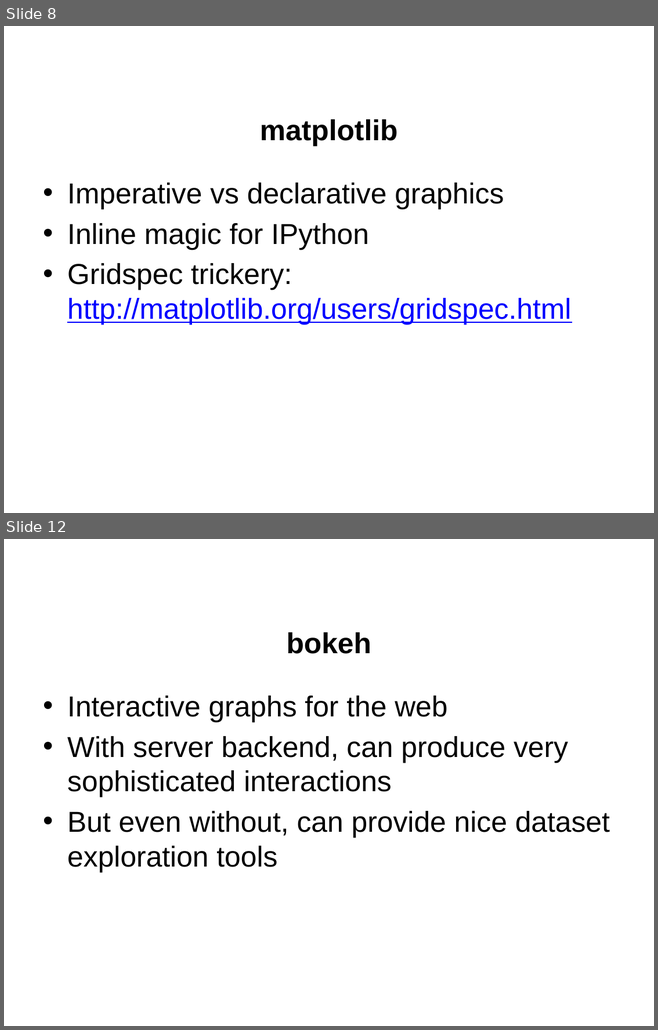
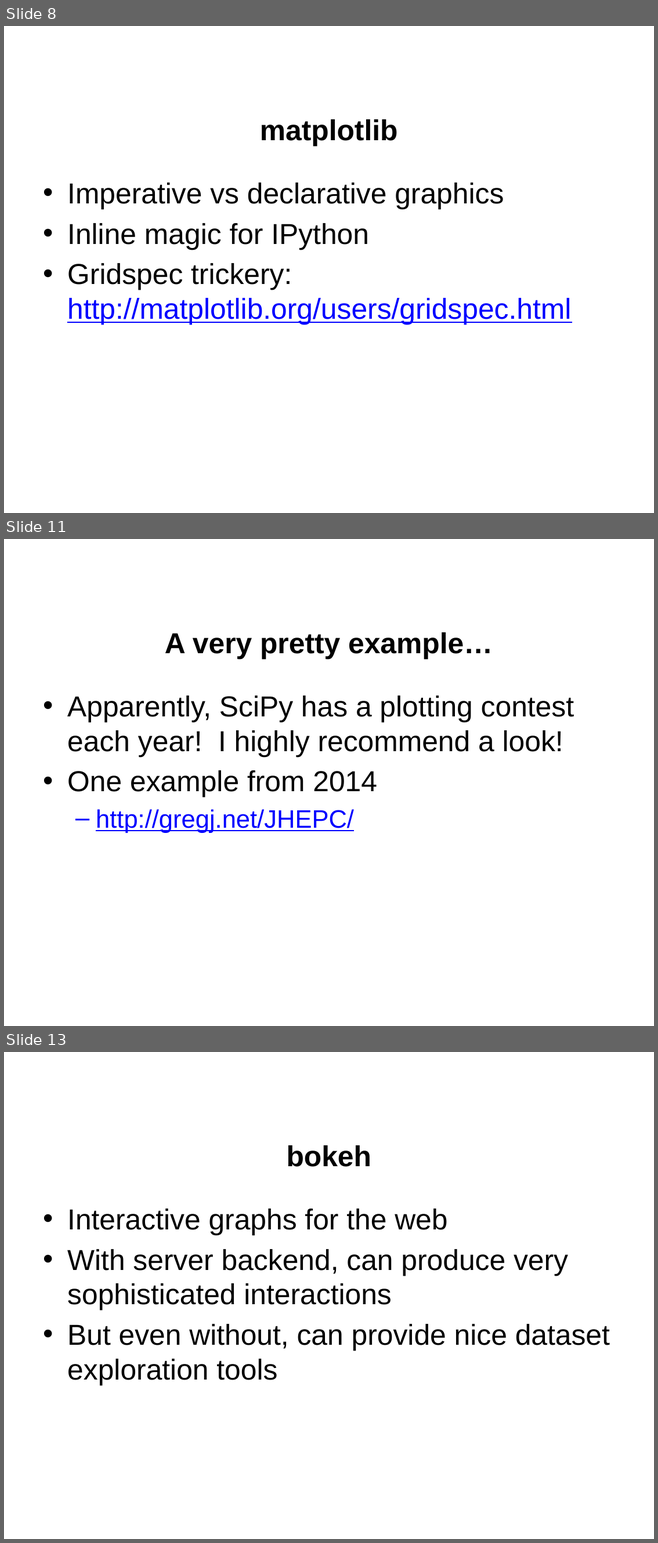
Before and after one commit to jgerity/talks, a slide deck: 2016/computing_workgroup/python_plotting/python_plotting.pptx. Shown one above the other, each under a label of ours: slides 8 and 12 before the commit, slides 8, 11 and 13 after it; the slides between them are not shown. The pictures are 658x1030 and 658x1543 pixels, drawn with LibreOffice and Linux fonts; fonts in the diff are those of the drawing; background and template pictures are left out. Boxes give left, top, right and bottom in pixels: in the first picture for what was removed or moved away, otherwise in the second. Text is boxed around its words. In the diff, an @@ line names an element or a change of style, - is before the commit and + after.

Commit message:
Added seaborn examples and updated slides

```diff
--- a/2016/computing_workgroup/python_plotting/python_plotting.pptx
+++ b/2016/computing_workgroup/python_plotting/python_plotting.pptx
@@ slide 11 added at (x1=4, y1=539, x2=654, y2=1026), background picture (left out) @@
@@ title added at (x1=165, y1=632, x2=492, y2=660), 32 pt, text #000000, bold @@
+A very pretty example…
@@ text added at (x1=67, y1=696, x2=574, y2=833), 32 pt, text #000000 @@
+• Apparently, SciPy has a plotting contest each year! I highly recommend a look!
+• One example from 2014
+  – http://gregj.net/JHEPC/
@@ what was slide 12 is now slide 13 @@
```
Also in this commit, not shown: 6 slides changed, 1 other file.
